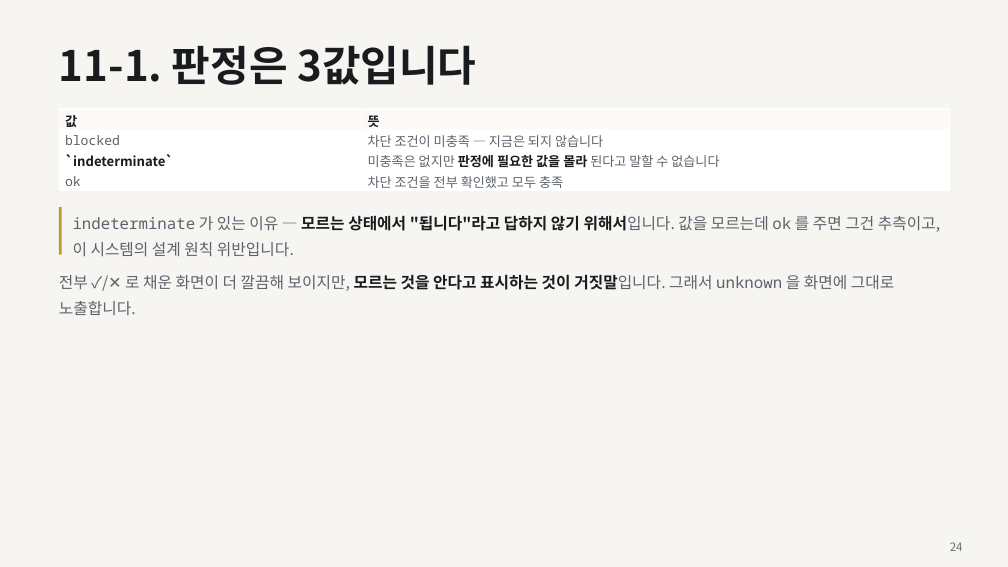
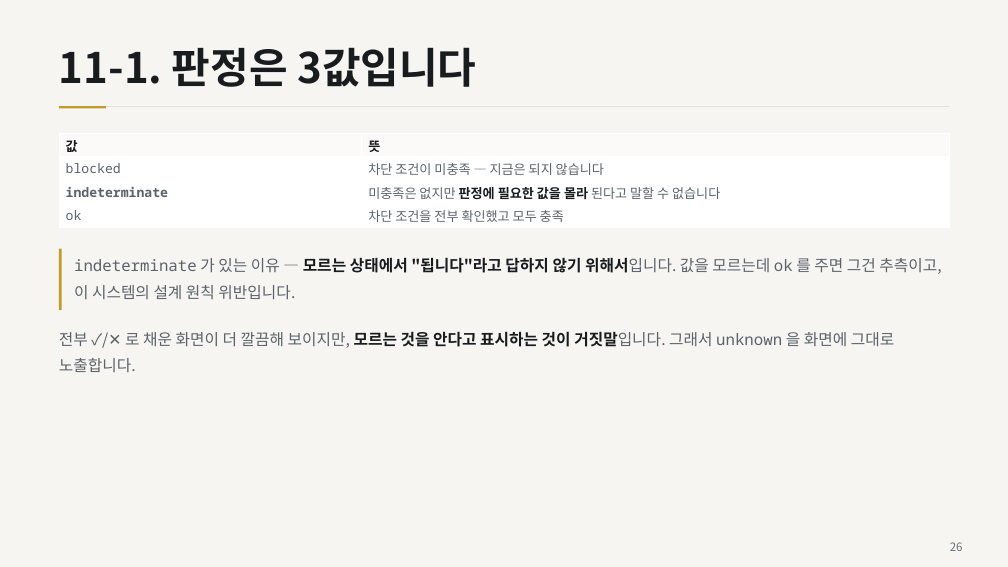
Before and after one commit to ChoHyeonChan/kb-ai-challenge-2026, a slide deck: slide 26 of docs/기술설명서.pptx (slide 24 before the commit). Drawn at 1008x567 pixels with LibreOffice and Linux fonts; fonts in the diff are those of the drawing. Boxes give left, top, right and bottom in pixels: in the first picture for what was removed or moved away, otherwise in the second. Text is boxed around its words. In the diff, an @@ line names an element or a change of style, - is before the commit and + after.

```diff
--- a/docs/기술설명서.pptx
+++ b/docs/기술설명서.pptx
@@ text "11-1. 판정은 3값입니다" at (59, 47, 476, 87): line spacing 1 to 1.05 @@
@@ rectangle added at (59, 106, 949, 107), fill #E4E1DB @@
@@ rectangle added at (59, 106, 106, 108), fill #C19A2E @@
@@ table at (59, 133, 949, 228) @@
-row 3, column 1: `indeterminate`
+row 3, column 1: indeterminate
@@ table: place and size @@
-table at (59, 109, 949, 192)
+table at (59, 133, 949, 228)
@@ rectangle: place and size @@
-rectangle at (59, 207, 62, 255)
+rectangle at (59, 249, 62, 310)
@@ text "indeterminate 가 있는 이유 — ...": place and size @@
-text "indeterminate 가 있는 이유 — ..." at (73, 215, 940, 256)
+text "indeterminate 가 있는 이유 — ..." at (74, 257, 941, 299)
@@ text "indeterminate 가 있는 이유 — ..." at (74, 257, 941, 299): line spacing 1.35 to 1.4 @@
@@ text "전부 ✓/✕ 로 채운 화면이 ...": place and size @@
-text "전부 ✓/✕ 로 채운 화면이 ..." at (59, 274, 894, 315)
+text "전부 ✓/✕ 로 채운 화면이 ..." at (59, 331, 894, 372)
@@ text at (950, 542, 963, 551): text changed @@
-24
+26
```
Also in this commit, not shown: 33 other slides changed, 3 slides added, 1 slide removed, 2 other files.
